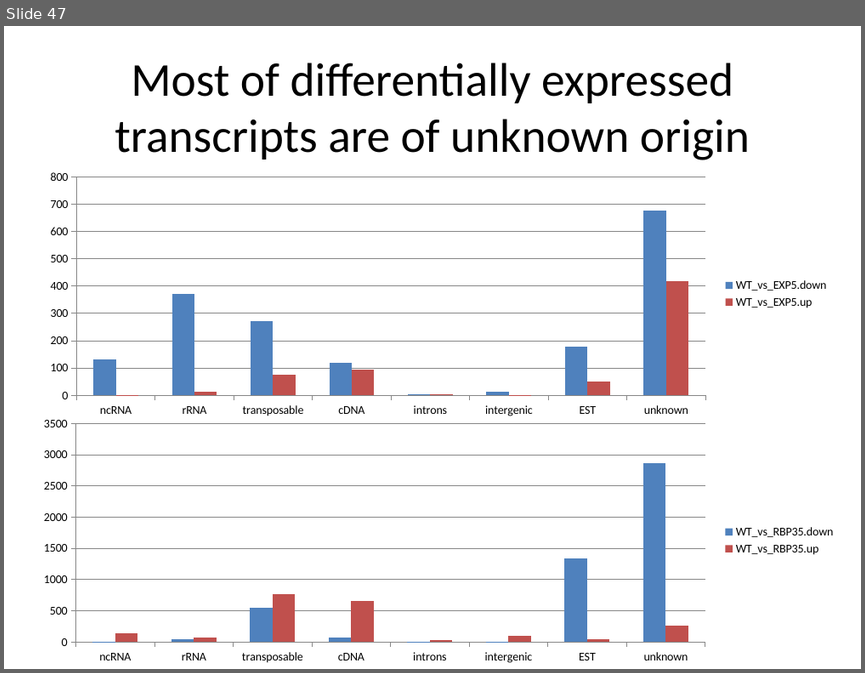
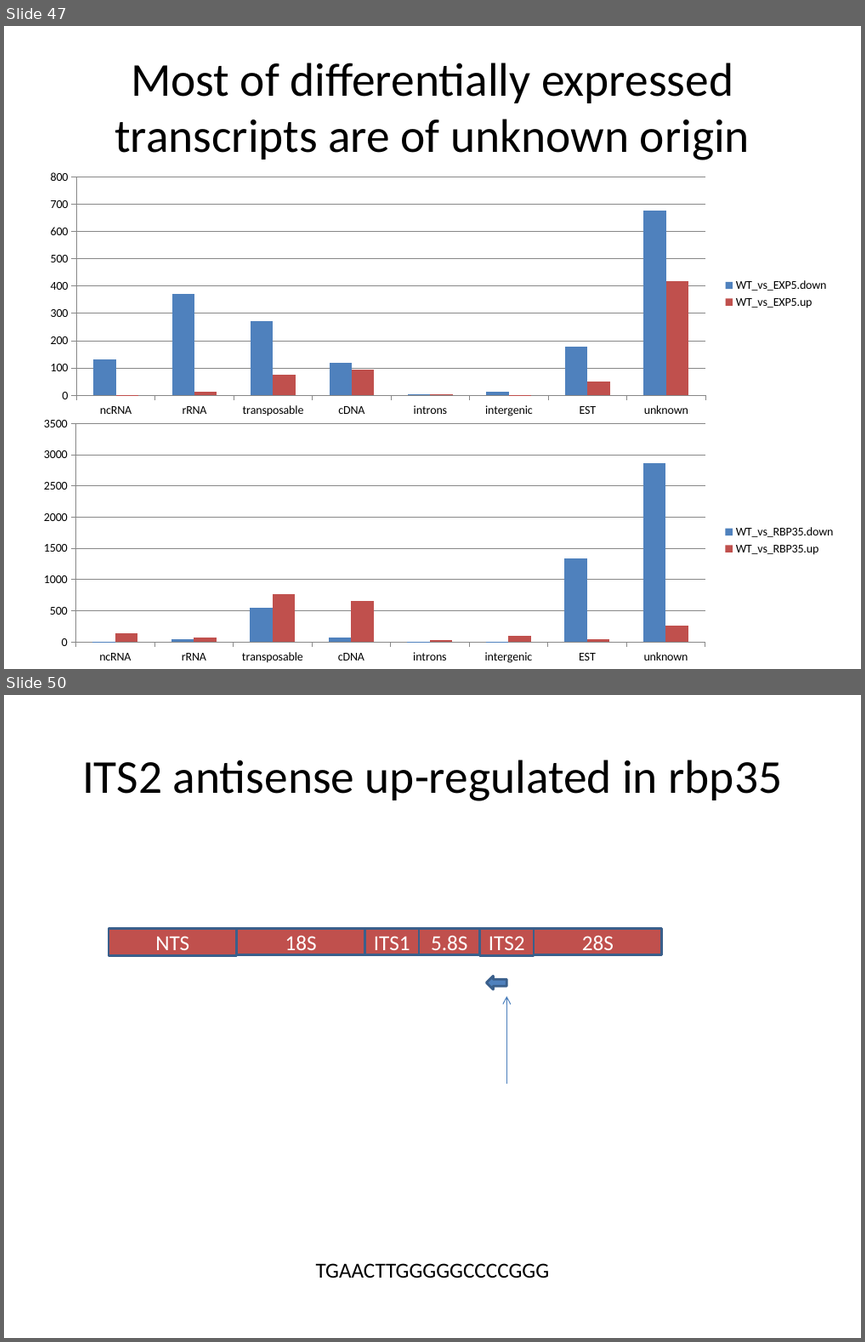
Before and after one commit to wilkinsonlab/m-oryzae-polya, a slide deck: doc/small/small_presentation.pptx. Shown one above the other, each under a label of ours: slide 47 before the commit, slides 47 and 50 after it; the slides between them are not shown. The pictures are 865x673 and 865x1342 pixels, drawn with LibreOffice and Linux fonts; fonts in the diff are those of the drawing. Boxes give left, top, right and bottom in pixels: in the first picture for what was removed or moved away, otherwise in the second. Text is boxed around its words. In the diff, an @@ line names an element or a change of style, - is before the commit and + after.

```diff
--- a/doc/small/small_presentation.pptx
+++ b/doc/small/small_presentation.pptx
@@ slide 50 added at bbox=[4, 695, 861, 1338], background #FFFFFF @@
@@ title added at bbox=[82, 760, 783, 801], 39.6 pt, text #000000 @@
+ITS2 antisense up-regulated in rbp35
@@ rectangle added at bbox=[109, 929, 237, 955], fill #C0504D, outline #3A5F8C 2 pt, 18 pt, text #FFFFFF @@
+NTS
@@ rectangle added at bbox=[237, 929, 365, 954], fill #C0504D, outline #3A5F8C 2 pt, 18 pt, text #FFFFFF @@
+18S
@@ rectangle added at bbox=[364, 929, 419, 954], fill #C0504D, outline #3A5F8C 2 pt, 18 pt, text #FFFFFF @@
+ITS1
@@ rectangle added at bbox=[419, 929, 479, 954], fill #C0504D, outline #3A5F8C 2 pt, 18 pt, text #FFFFFF @@
+5.8S
@@ rectangle added at bbox=[479, 929, 534, 955], fill #C0504D, outline #3A5F8C 2 pt, 18 pt, text #FFFFFF @@
+ITS2
@@ rectangle added at bbox=[534, 929, 662, 954], fill #C0504D, outline #3A5F8C 2 pt, 18 pt, text #FFFFFF @@
+28S
@@ left arrow added at bbox=[487, 976, 507, 990], fill #4F81BD, outline #3A5F8C 2 pt @@
@@ arrow added from (507, 1084) to (507, 996), #4B7EBC 0.75 pt @@
@@ text added at bbox=[316, 1263, 550, 1277], 18 pt, text #000000 @@
+TGAACTTGGGGGCCCCGGG
```
Also in this commit, not shown: 9 other slides added, 3 other files.
